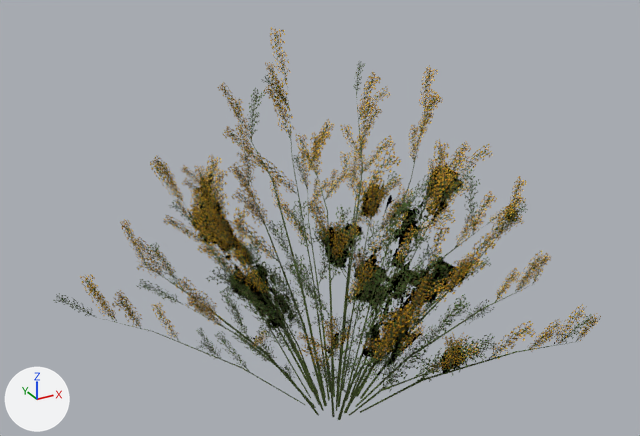
The glTF model assets/shrubs/common-broom/common-broom.glb, before and after one commit.
Camera for both pictures: a 50 mm lens placed at (-1.92, -3.33, 2.72), pointed at (-0.1, -0.02, 1.07). Arrows for +X, +Y and +Z are at lower left; the lights stay in place. The picture after the commit comes second. Vertices at exactly the same position are counted once.

The scene before the commit, as lines of its bpy script (objects in view):
```python
me_common_broom = bpy.data.meshes.new('Common Broom')
me_common_broom.from_pydata(...)  # 3584 vertices, 2528 faces; spans x -1.32..1.19, y -1.23..1.08, z 0.0..1.91
# faces by material slot: [1376, 488, 664]
me_common_broom.materials.append(mat_common_broom_stems)
me_common_broom.materials.append(mat_common_broom_leaves)
me_common_broom.materials.append(mat_common_broom_flowers)
ob_common_broom = bpy.data.objects.new('Common Broom', me_common_broom)
ob_common_broom.location = (0.0, 0.0, 0.0)
```
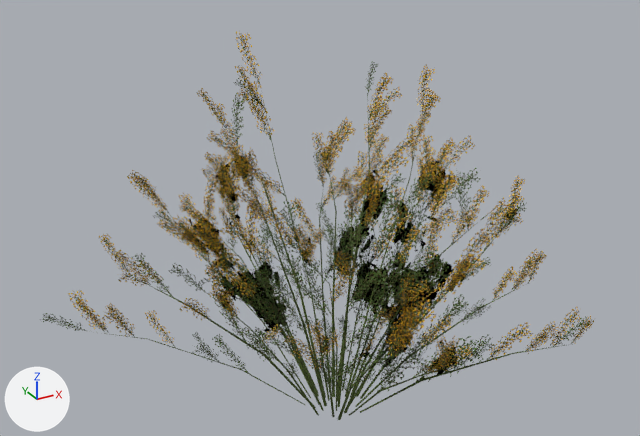
The newer file adds a shape key; the second version is drawn at full value of the shape key 'Limb sway cosine' of 'Common Broom', and the change is written as the vertex moves it makes.

The change, as a list of edits to the scene's bpy script:
```text
Change me_common_broom:
    used by ob_common_broom; location = (0.0, 0.0, 0.0)
    remove me_common_broom.from_pydata(...)  # 3584 vertices, 2528 faces; spans x -1.32..1.19, y -1.23..1.08, z 0.0..1.91
    add me_common_broom.from_pydata(...)  # 3584 vertices, 2528 faces; spans x -1.38..1.15, y -1.24..1.0, z 0.0..1.89
    me_common_broom part 1: the loose piece of 16 vertices spanning x 0.01..0.2, y 0.0..0.17, z 0.0..1.62 is scaled about the mesh origin by (1.2, 0.791, 0.999)
    me_common_broom part 2: the loose piece of 16 vertices spanning x -0.01..0.01, y -0.34..-0.04, z 0.0..1.27 is multiplied about its middle by the matrix ((0.728, 0.679, 0.094), (-0.679, 0.733, -0.037), (-0.094, -0.037, 0.995)), then moved by (-0.04, 0.02, 0.0)
    me_common_broom part 3: the loose piece of 16 vertices spanning x -0.3..-0.02, y 0.05..0.45, z 0.0..1.47 is scaled about its middle by (1.3, 1.09, 0.986), then moved by (-0.04, 0.02, -0.01)
    me_common_broom part 4: 2851 of 3584 vertices moved; they spanned x -1.32..1.19, y -1.23..1.08, z 0.19..1.91 and now span x -1.38..1.15, y -1.24..1.0, z 0.18..1.89; mean shift (-0.01, 0.0, 0.0); largest move (-0.38, -0.63, 1.42) -> (-0.55, -0.56, 1.4)
    other edits to the shape of me_common_broom do not show in these pictures
```

Pixel boxes (x1, y1, x2, y2) of what changed, in the pictures (640 x 436 px; the box of a moved part takes in the faces that stretch with it):
'Common Broom', reshaped
    before: (53, 27, 601, 420)
    after: (43, 30, 594, 420)
part 1 of me_common_broom, moved or reshaped
    before: (336, 96, 363, 399)
    after: (337, 93, 370, 401)
part 2 of me_common_broom, moved or reshaped
    before: (338, 222, 370, 407)
    after: (337, 217, 352, 407)
part 3 of me_common_broom, moved or reshaped
    before: (241, 123, 326, 398)
    after: (228, 132, 326, 398)
part 4 of me_common_broom, moved or reshaped
    before: (53, 27, 601, 419)
    after: (43, 30, 594, 419)
